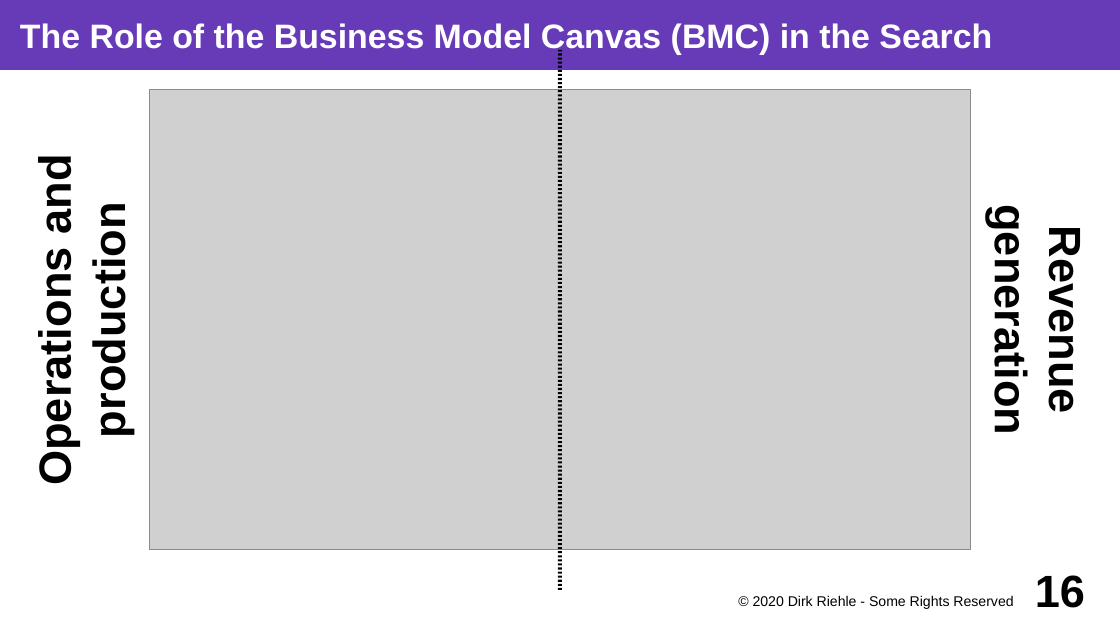
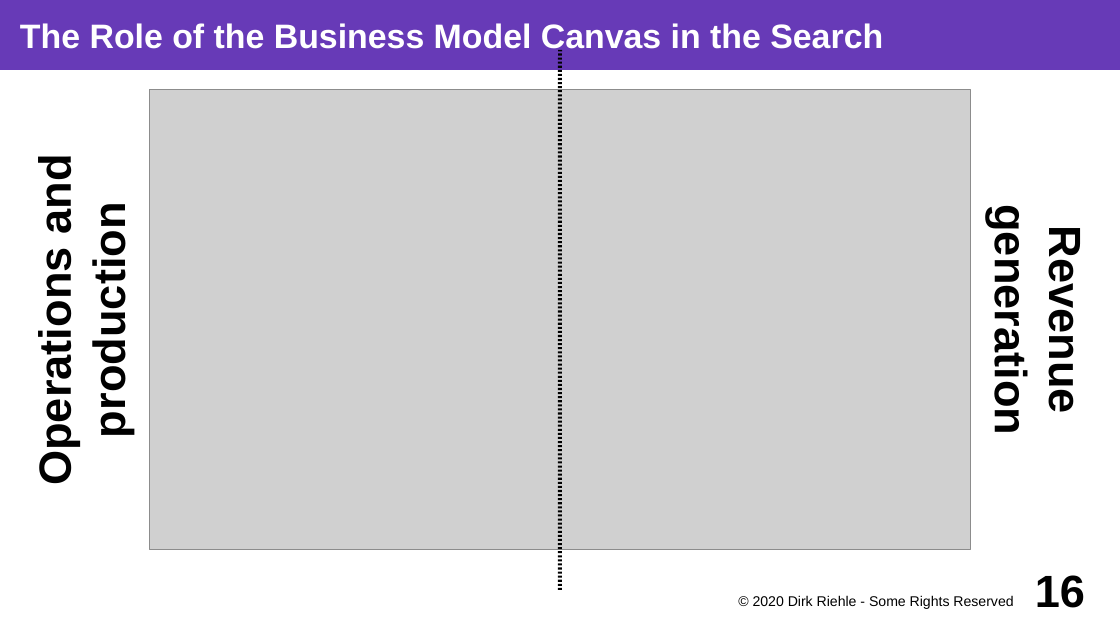
Before and after one commit to dirkriehle/coss-course, a slide deck: slide 16 of Lecture slides/COSS D01 - Software Startups.odp. Drawn at 1120x630 pixels with LibreOffice and Linux fonts; fonts in the diff are those of the drawing; grey boxes stand for pictures. Boxes give left, top, right and bottom in pixels: in the first picture for what was removed or moved away, otherwise in the second. Text is boxed around its words. In the diff, an @@ line names an element or a change of style, - is before the commit and + after.

```diff
--- a/Lecture slides/COSS D01 - Software Startups.odp
+++ b/Lecture slides/COSS D01 - Software Startups.odp
@@ title at [20,23,883,55]: text changed @@
-The Role of the Business Model Canvas (BMC) in the Search
+The Role of the Business Model Canvas in the Search
```
Also in this commit, not shown: 14 other slides changed, 3 other files.
